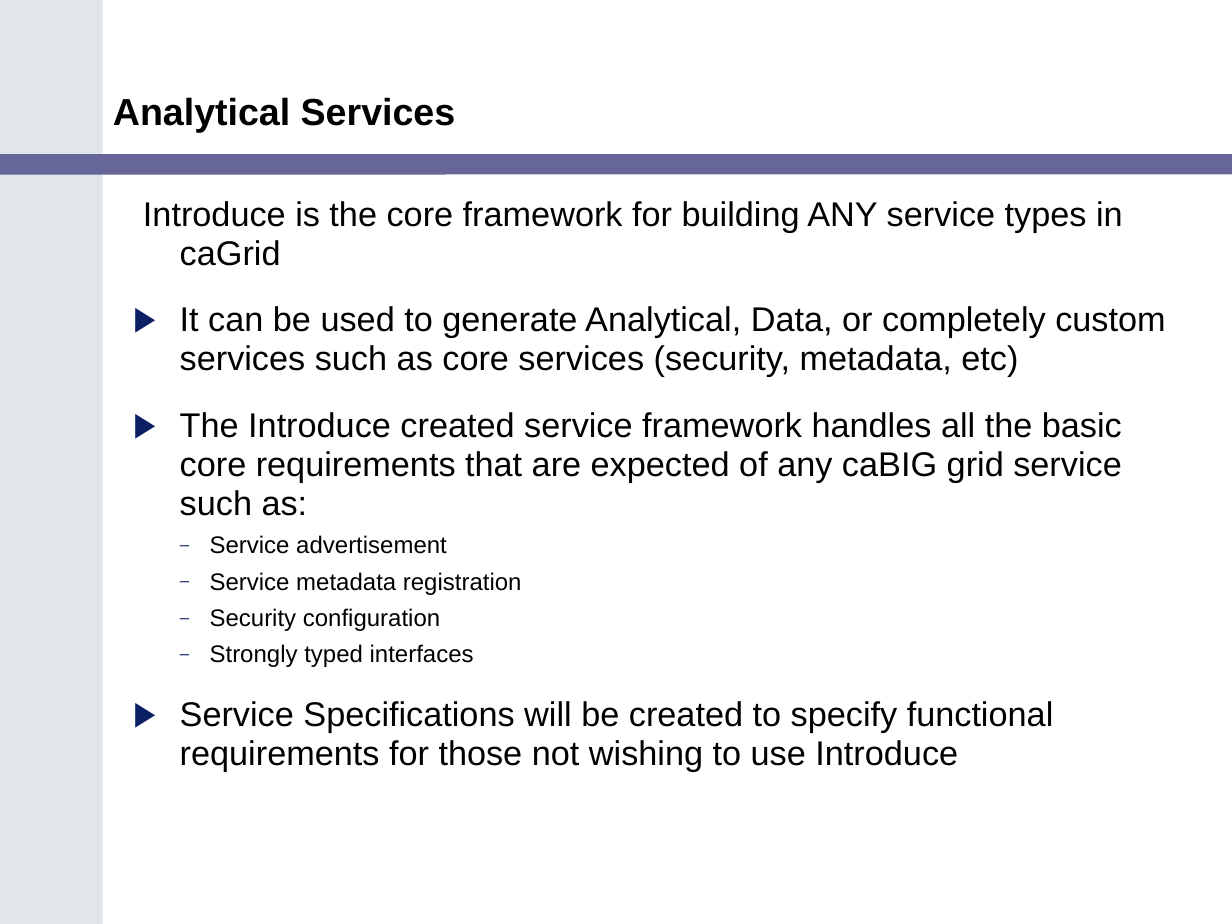
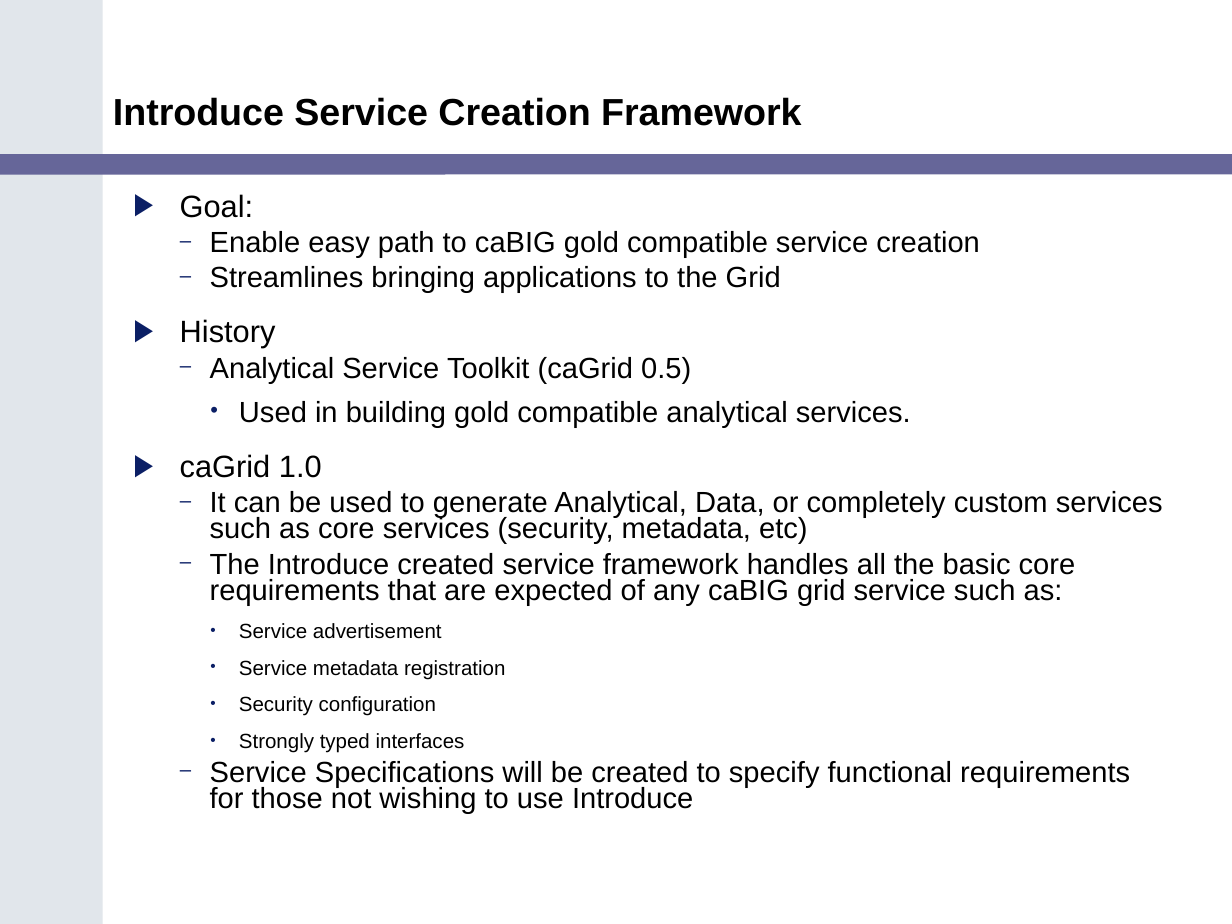
Before and after one commit to NCIP/cagrid-docs, a slide deck: slide 8 of presentations/200602_VCDE_ARCH/caGrid_Update_Arch_VCDE_Feb1.ppt (slide 10 before the commit). Drawn at 1232x924 pixels with LibreOffice and Linux fonts; fonts in the diff are those of the drawing; background and template pictures are left out. Boxes give left, top, right and bottom in pixels: in the first picture for what was removed or moved away, otherwise in the second. Text is boxed around its words. In the diff, an @@ line names an element or a change of style, - is before the commit and + after.

```diff
--- a/presentations/200602_VCDE_ARCH/caGrid_Update_Arch_VCDE_Feb1.ppt
+++ b/presentations/200602_VCDE_ARCH/caGrid_Update_Arch_VCDE_Feb1.ppt
@@ title at (113, 97, 801, 126): text changed @@
-Analytical Services
+Introduce Service Creation Framework
@@ text at (180, 194, 980, 478): text changed; size 20 to 17 pt @@
-Introduce is the core framework for building ANY service types in caGrid
+▶ Goal:
+  – Enable easy path to caBIG gold compatible service creation
+  – Streamlines bringing applications to the Grid
+▶ History
+  – Analytical Service Toolkit (caGrid 0.5)
+    • Used in building gold compatible analytical services.
+▶ caGrid 1.0
@@ text at (210, 491, 1163, 813): size 20 to 17 pt in "It can be used to generate Analytical, ...", "The Introduce created service framework handles all ...", "Service Specifications will be created to specify ..."; size 14 to 12 pt in "Service advertisement", "Service metadata registration", "Security configuration", "Strongly typed interfaces"; bullet ▶ to –; list level 1 to 2 in "It can be used to ..."; line spacing 0.95 to 0.75; list level 1 to 2 in "The Introduce created service framework ..."; bullet – to •; list level 2 to 3 in "Service advertisement"; list level 2 to 3 in "Service metadata registration"; list level 2 to 3 in "Security configuration"; list level 2 to 3 in "Strongly typed interfaces"; list level 1 to 2 in "Service Specifications will be created ..." @@
```
Also in this commit, not shown: 6 other slides changed, 3 slides added, 1 slide removed.
